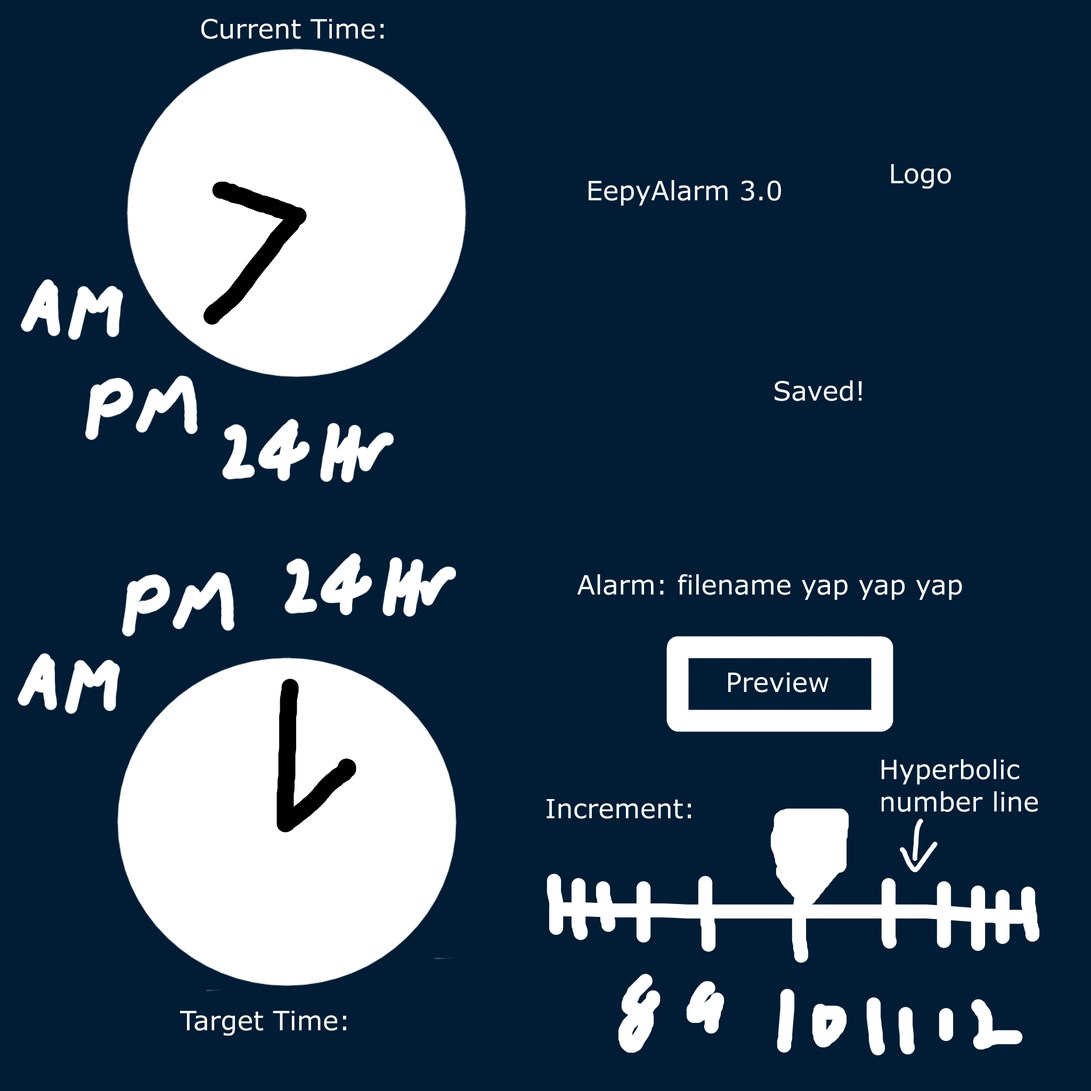
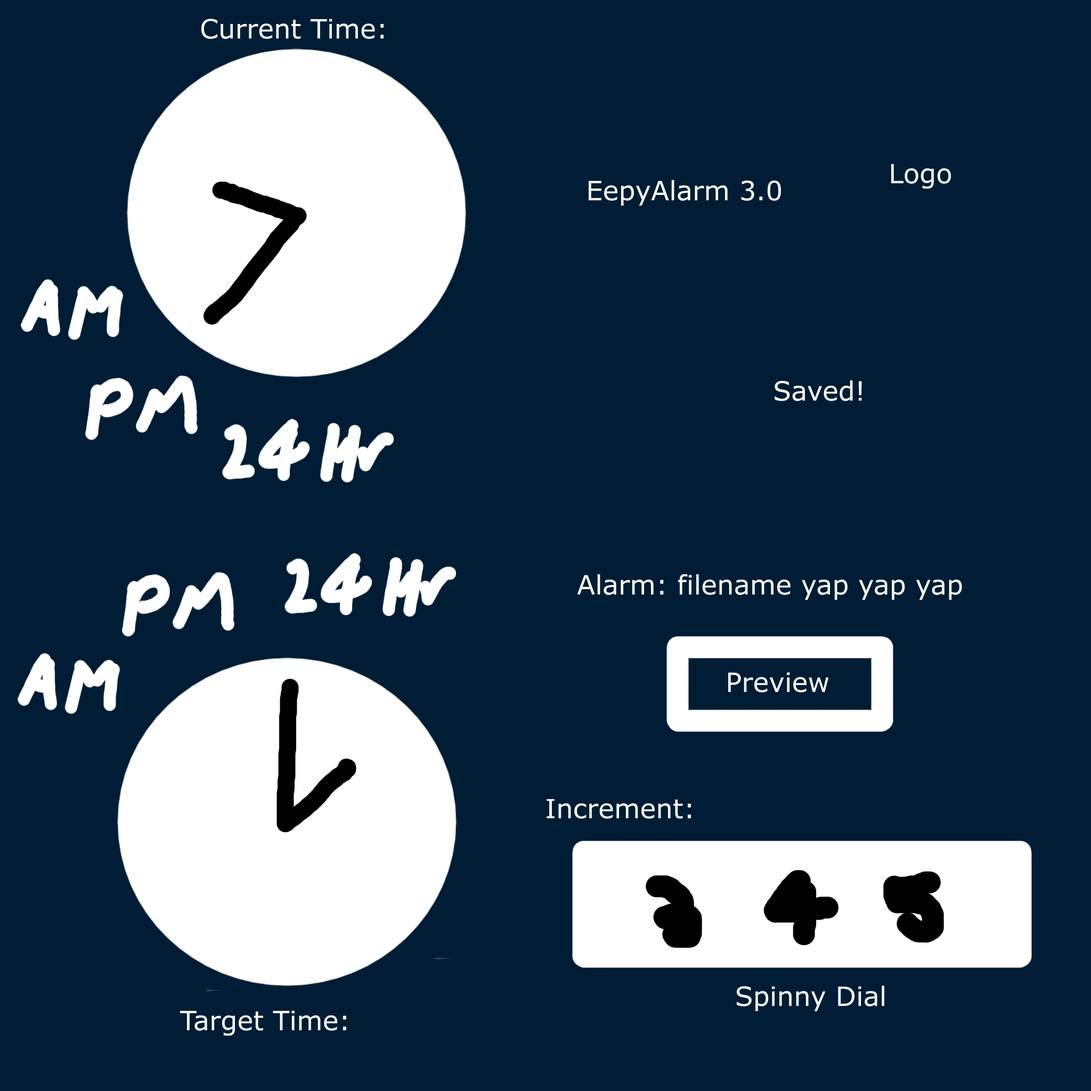
Comparing the layer stacks of the two 1091px x 1091px images. Changes:
painted on "Paint Layer 1" over (x1=546, y1=383, x2=1041, y2=1056)
painted on "Background" over (x1=546, y1=383, x2=1041, y2=1056)
